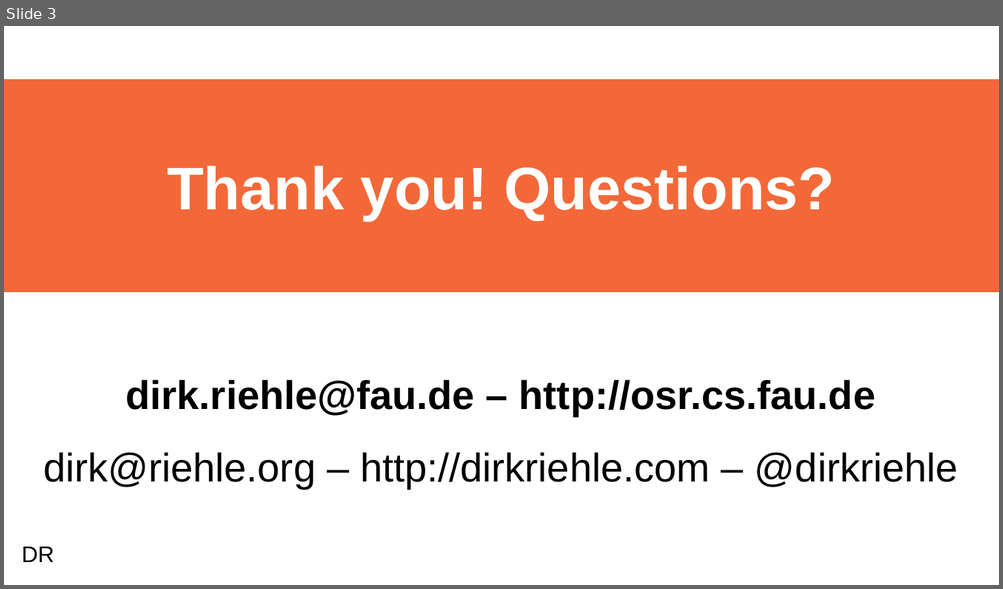
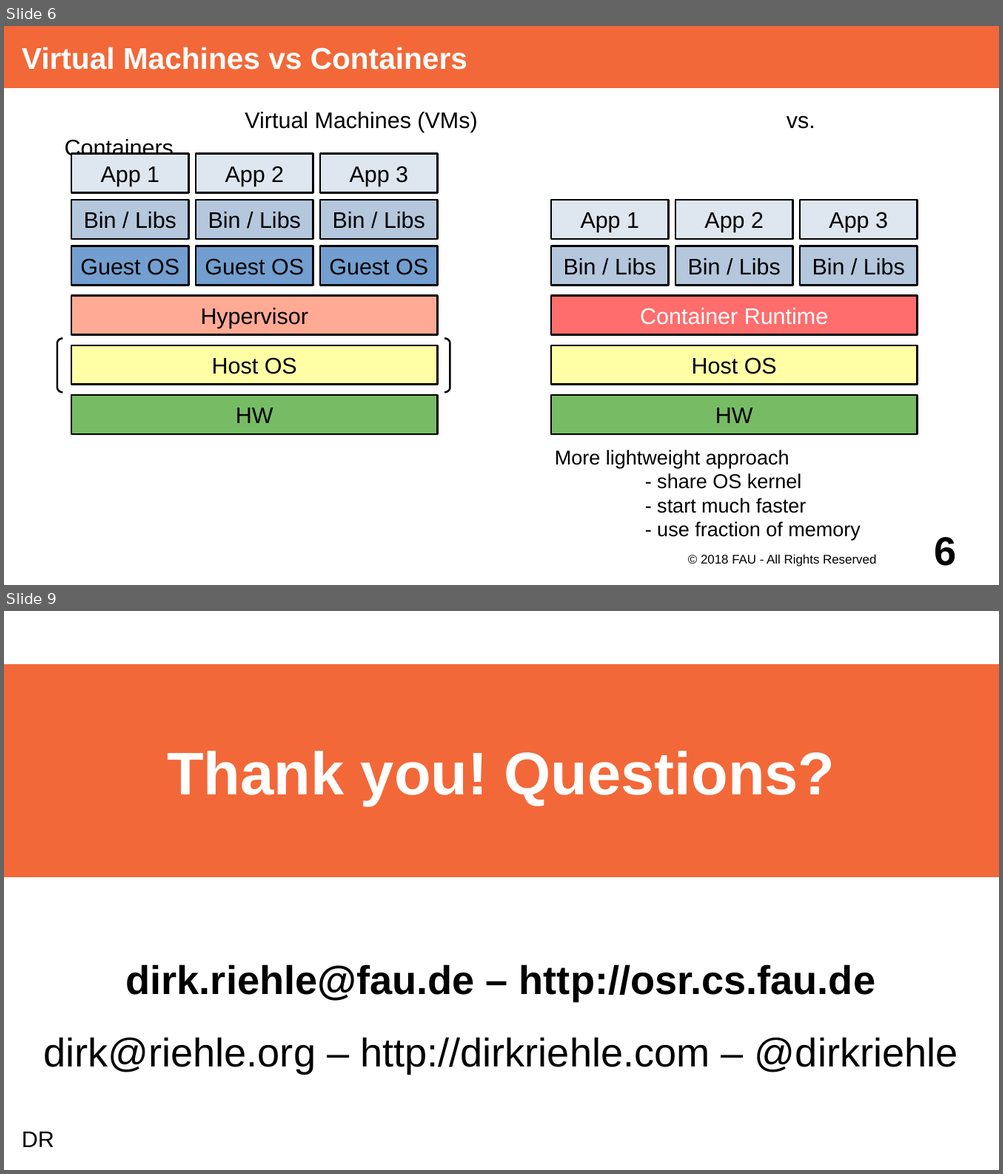
Before and after one commit to dirkriehle/adap-course, a slide deck: Lecture Slides/ADAP Z01 - Containerization.odp. Shown one above the other, each under a label of ours: slide 3 before the commit, slides 6 and 9 after it; the slides between them are not shown. The pictures are 1003x589 and 1003x1174 pixels, drawn with LibreOffice and Linux fonts; fonts in the diff are those of the drawing. Boxes give left, top, right and bottom in pixels: in the first picture for what was removed or moved away, otherwise in the second. Text is boxed around its words. In the diff, an @@ line names an element or a change of style, - is before the commit and + after.

```diff
--- a/Lecture Slides/ADAP Z01 - Containerization.odp
+++ b/Lecture Slides/ADAP Z01 - Containerization.odp
@@ slide 6 added at [4,26,999,585], background #FFFFFF @@
@@ title added at [4,26,999,88], fill #F36838, 24 pt, text #FFFFFF, bold @@
+Virtual Machines vs Containers
@@ text added at [65,112,815,159], 18 pt, text #000000 @@
+Virtual Machines (VMs) vs. Containers
@@ rectangle added at [71,154,189,193], fill #DEE6EF, outline #000000 1.5 pt, 18 pt, text #000000 @@
+App 1
@@ rectangle added at [196,154,313,193], fill #DEE6EF, outline #000000 1.5 pt, 18 pt, text #000000 @@
+App 2
@@ rectangle added at [320,154,437,193], fill #DEE6EF, outline #000000 1.5 pt, 18 pt, text #000000 @@
+App 3
@@ rectangle added at [71,200,189,239], fill #B4C7DC, outline #000000 1.5 pt, 18 pt, text #000000 @@
+Bin / Libs
@@ rectangle added at [196,200,313,239], fill #B4C7DC, outline #000000 1.5 pt, 18 pt, text #000000 @@
+Bin / Libs
@@ rectangle added at [320,200,437,239], fill #B4C7DC, outline #000000 1.5 pt, 18 pt, text #000000 @@
+Bin / Libs
@@ rectangle added at [551,200,669,239], fill #DEE6EF, outline #000000 1.5 pt, 18 pt, text #000000 @@
+App 1
@@ rectangle added at [675,200,793,239], fill #DEE6EF, outline #000000 1.5 pt, 18 pt, text #000000 @@
+App 2
@@ rectangle added at [800,200,917,239], fill #DEE6EF, outline #000000 1.5 pt, 18 pt, text #000000 @@
+App 3
@@ rectangle added at [71,247,189,285], fill #729FCF, outline #000000 1.5 pt, 18 pt, text #000000 @@
+Guest OS
@@ rectangle added at [196,247,313,285], fill #729FCF, outline #000000 1.5 pt, 18 pt, text #000000 @@
+Guest OS
@@ rectangle added at [320,247,437,285], fill #729FCF, outline #000000 1.5 pt, 18 pt, text #000000 @@
+Guest OS
@@ rectangle added at [551,247,669,285], fill #B4C7DC, outline #000000 1.5 pt, 18 pt, text #000000 @@
+Bin / Libs
@@ rectangle added at [675,247,793,285], fill #B4C7DC, outline #000000 1.5 pt, 18 pt, text #000000 @@
+Bin / Libs
@@ rectangle added at [800,247,917,285], fill #B4C7DC, outline #000000 1.5 pt, 18 pt, text #000000 @@
+Bin / Libs
@@ rectangle added at [71,296,438,335], fill #FFAA95, outline #000000 1.5 pt, 18 pt, text #000000 @@
+Hypervisor
@@ rectangle added at [551,296,917,335], fill #FF6D6D, outline #000000 1.5 pt, 18 pt, text #FFFFFF @@
+Container Runtime
@@ freeform shape added at [57,338,62,392], outline #000000 1.5 pt @@
@@ rectangle added at [71,346,438,384], fill #FFFFA6, outline #000000 1.5 pt, 18 pt, text #000000 @@
+Host OS
@@ freeform shape added at [444,338,449,392], outline #000000 1.5 pt @@
@@ rectangle added at [551,346,917,384], fill #FFFFA6, outline #000000 1.5 pt, 18 pt, text #000000 @@
+Host OS
@@ rectangle added at [71,395,438,434], fill #77BC65, outline #000000 1.5 pt, 18 pt, text #000000 @@
+HW
@@ rectangle added at [551,395,917,434], fill #77BC65, outline #000000 1.5 pt, 18 pt, text #000000 @@
+HW
@@ text added at [555,450,860,540], 16 pt, text #000000 @@
+More lightweight approach
+- share OS kernel
+- start much faster
+- use fraction of memory
@@ text added at [700,554,876,567], 10 pt, text #000000 @@
+© 2018 FAU - All Rights Reserved
@@ page number added at [934,537,956,566], 32 pt, text #000000, bold @@
+6
@@ what was slide 3 is now slide 9 @@
```
Also in this commit, not shown: 2 slides changed, 5 other slides added.
